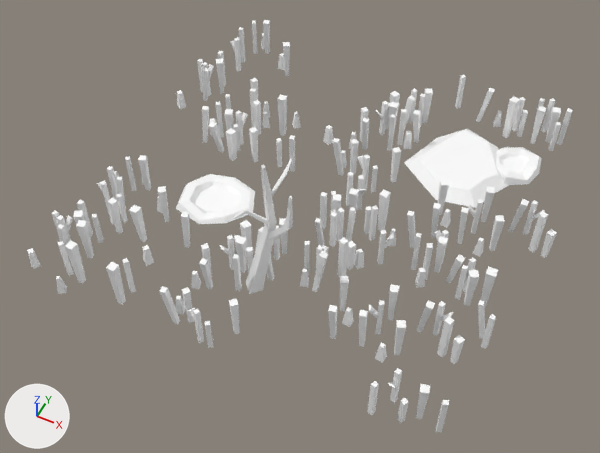
The glTF model assets/synty/simple_fantasy/models/SF_Env_Swamp_Preset_05.glb, before and after one commit.
One viewpoint serves both versions: a camera (50 mm lens) standing at (0.106, -0.24, 0.278) and looking at (0.001, -0.029, 0.015). Lighting does not change. The marker at lower left points along +X, +Y and +Z.

The first picture shows 'SF_Env_Swamp_Preset_05'.
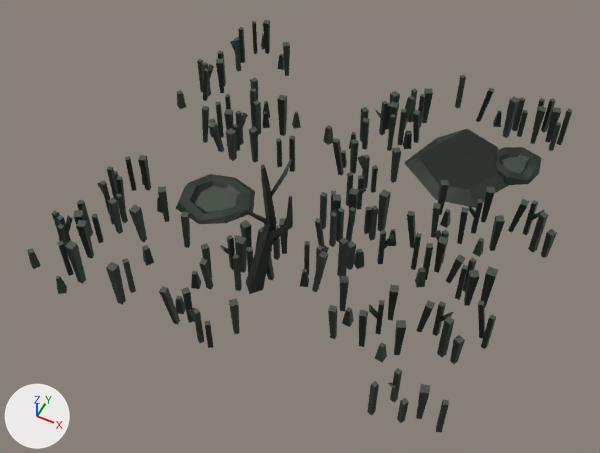
Boxes [x1, y1, x2, y2] around the edits, measured in the pictures (600 x 453 px):
'SF_Env_Swamp_Preset_05', surface changed (white to black)
    both: [27, 20, 573, 433]

What the commit changed:
Picture 'Undead_Footman_01' (img_undead_footman_01) is new.
In material 'lambert1' (mat_lambert1), base_color is no longer (1.0, 1.0, 1.0), white #ffffff.
In material 'lambert1' (mat_lambert1), texture is now set to img_undead_footman_01.
